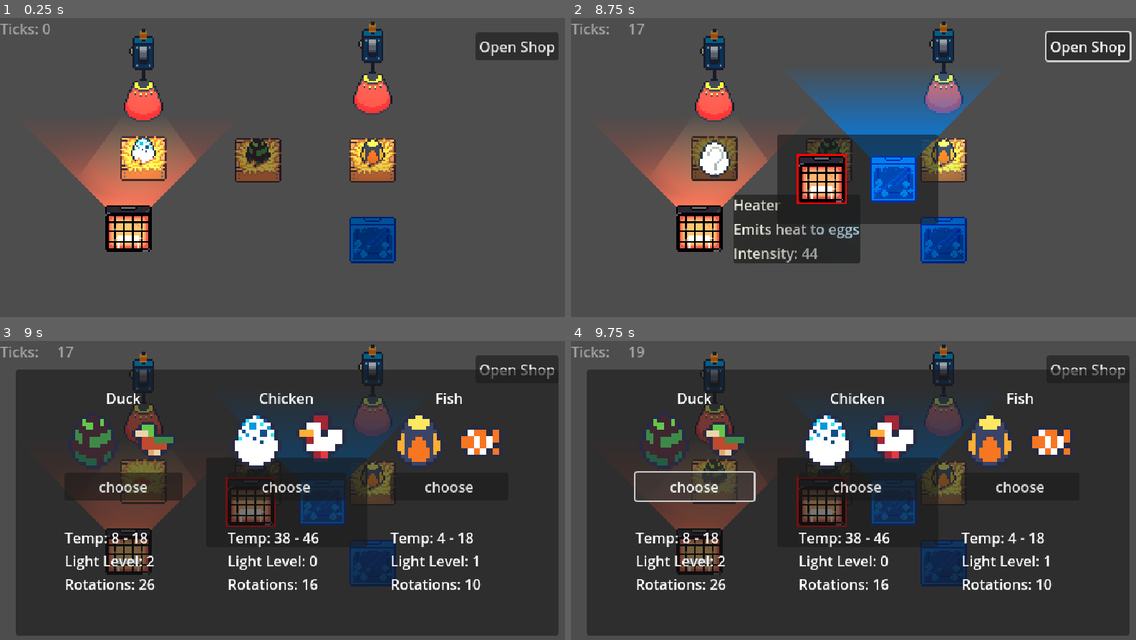
Above: before the commit, frames 1-4 (two rows, left to right).
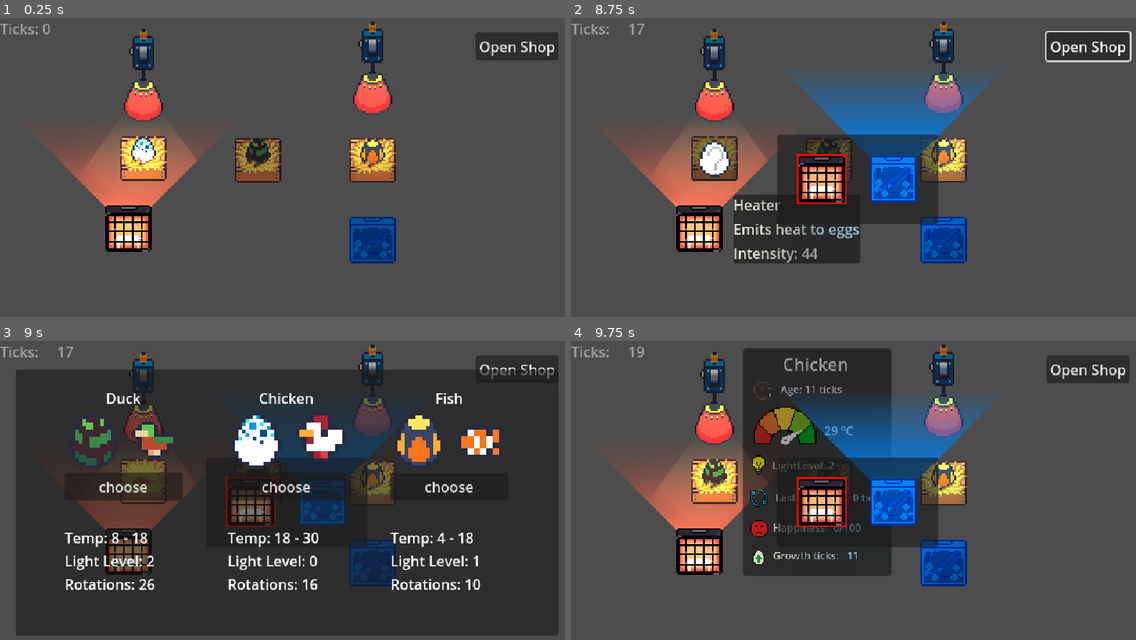
Above: after the commit, the same moments.

Repository: Chris-GW/eggs_incubation_station
Game: Godot game, scene res://main.tscn
Two runs of this game, one before a commit and one after it. Both use one fixed random seed, a clock stepped at 60 frames per second and the inputs below.
Inputs (mouse positions are in pixels of both pictures, inside the frame that each line leads up to):
- Up to frame 1 (0.25 s): no input
- Up to frame 2 (8.75 s): click "Open Shop" at 0.5 s; click "Open Shop" at 1.25 s; click "Open Shop" at 2 s; drag from (712, 158) to (943, 161) at 2.77 s; tap Enter at 3.5, 5, 8 s; drag from (830, 161) to (700, 227) at 3.52 s; tap Space at 4.25, 7.25 s; move the mouse to (943, 161) at 4.27 s; click (943, 161) at 4.42 s; drag from (700, 227) to (830, 161) at 5.02 s; drag from (712, 74) to (830, 152) at 5.77 s; drag from (943, 68) to (830, 152) at 6.52 s; move the mouse to (943, 239) at 7.27 s; click (943, 239) at 7.42 s; drag from (819, 179) to (700, 227) at 8.02 s
- Up to frame 3 (9 s): click (141, 481) at 8.75 s
- Up to frame 4 (9.75 s): click "choose" at 9.5 s

Frames 1-2 are identical in both runs. In frame 3, less than 0.1% of the frame differs, in the area x 48-57%, y 64-68%; in frame 4, 73%, in the area x 2-99%, y 2-99%.

Commit message:
Selecting a new egg, the shop closes

Diff:
--- a/scripts/egg_creatures/creature_chicken.tres
+++ b/scripts/egg_creatures/creature_chicken.tres
@@ -121,7 +121,7 @@
 name = "Chicken"
 description = "A Chicken likes it warm and dark"
 sprites = SubResource("SpriteFrames_v3xbe")
-preferred_temp_range = Vector2(38, 46)
+preferred_temp_range = Vector2(18, 30)
 preferred_light_level = 0
 preferred_rotation_interval = 16
 heat_rate = 1.0
--- a/scripts/shop/egg_reward.gd
+++ b/scripts/shop/egg_reward.gd
@@ -47,3 +47,4 @@
 func _on_button_pressed(idx: int) -> void:
 	var creature: EggCreature = creature_choices.get(idx)
 	creature_choosen.emit(creature)
+	$".".visible = false
